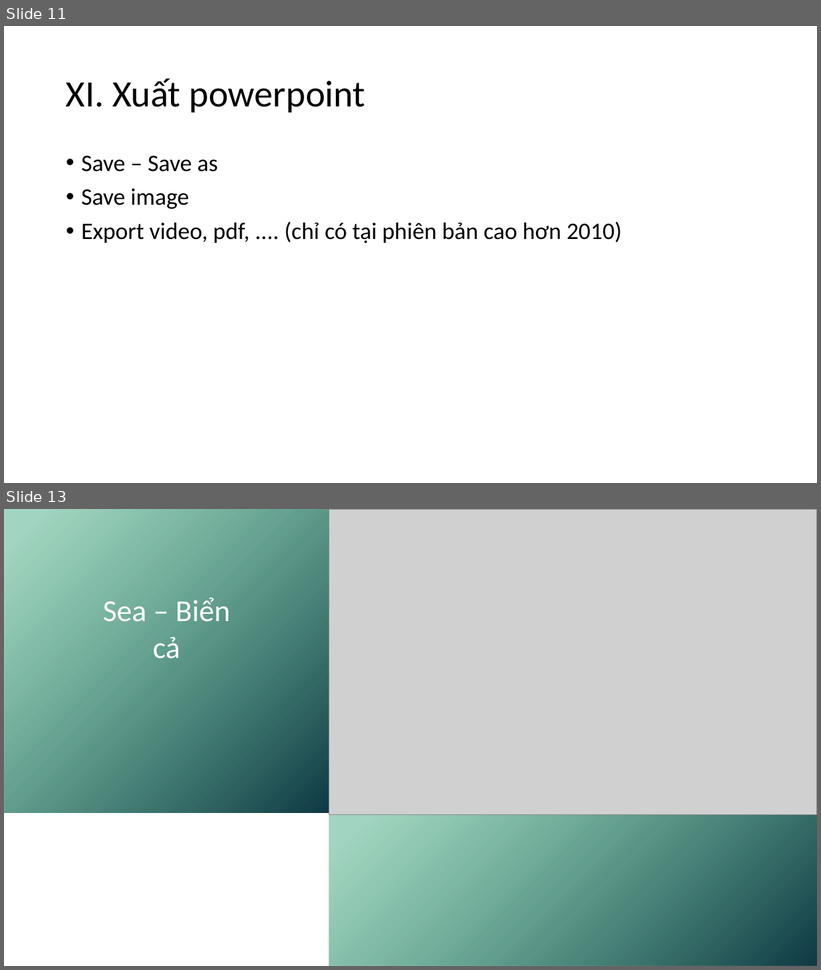
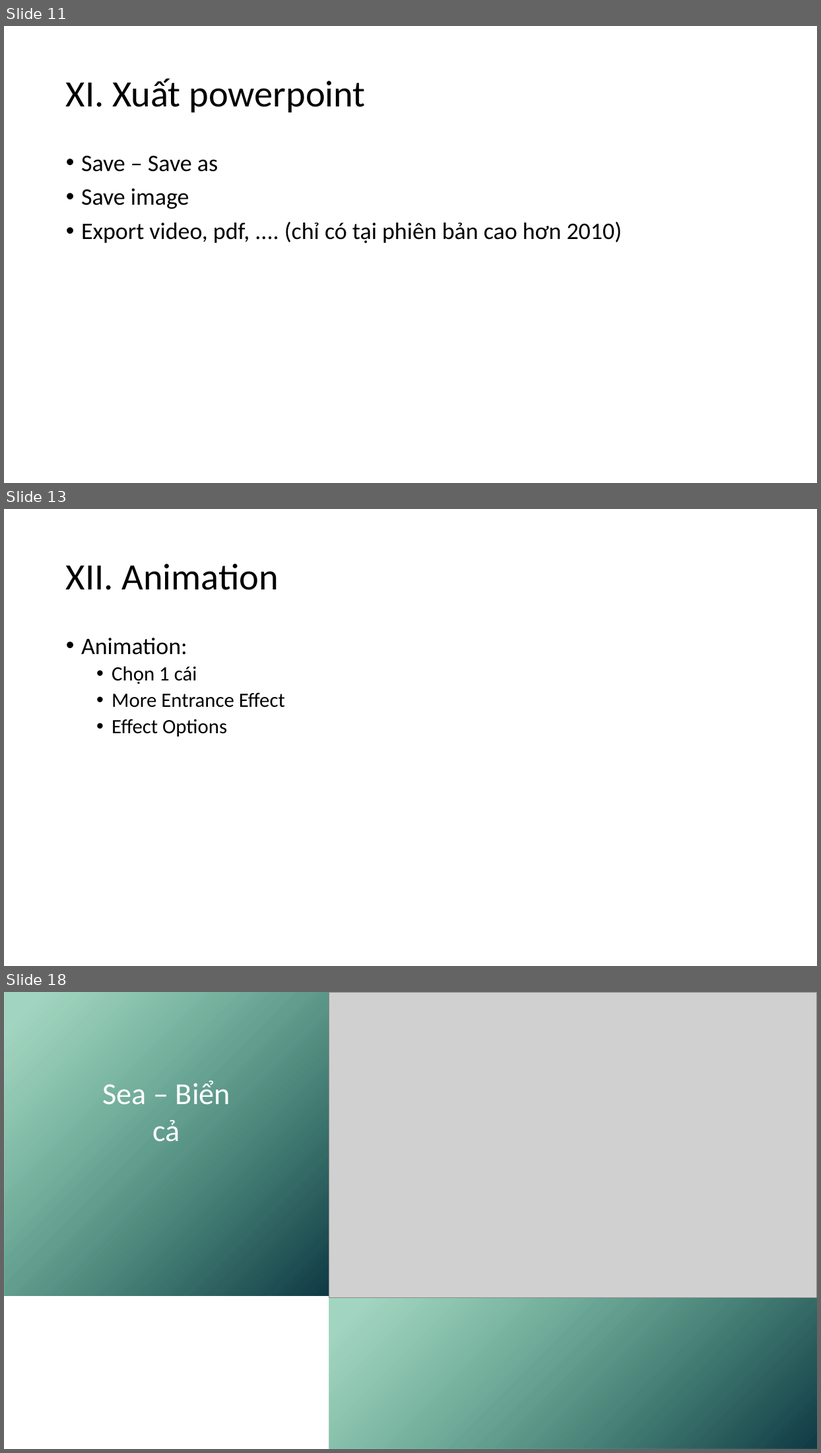
Before and after one commit to tranthanhbinh2603/PPTmasterclassV6_Powerpoint_from_A_to_Z, a slide deck: Powerpoint cơ bản.pptx. Shown one above the other, each under a label of ours: slides 11 and 13 before the commit, slides 11, 13 and 18 after it; the slides between them are not shown. The pictures are 821x970 and 821x1453 pixels, drawn with LibreOffice and Linux fonts; fonts in the diff are those of the drawing; grey boxes stand for pictures. Boxes give left, top, right and bottom in pixels: in the first picture for what was removed or moved away, otherwise in the second. Text is boxed around its words. In the diff, an @@ line names an element or a change of style, - is before the commit and + after.

```diff
--- a/Powerpoint cơ bản.pptx
+++ b/Powerpoint cơ bản.pptx
@@ slide 13 added at [4, 509, 817, 966], background #FFFFFF @@
@@ title added at [66, 564, 279, 590], 44 pt, text #000000 @@
+XII. Animation
@@ text added at [81, 638, 285, 737], 24 pt, text #000000 @@
+• Animation:
+  • Chọn 1 cái
+  • More Entrance Effect
+  • Effect Options
@@ what was slide 13 is now slide 18 @@
```
Also in this commit, not shown: 1 slide changed, 4 other slides added, 1 slide removed, 1 other file.
